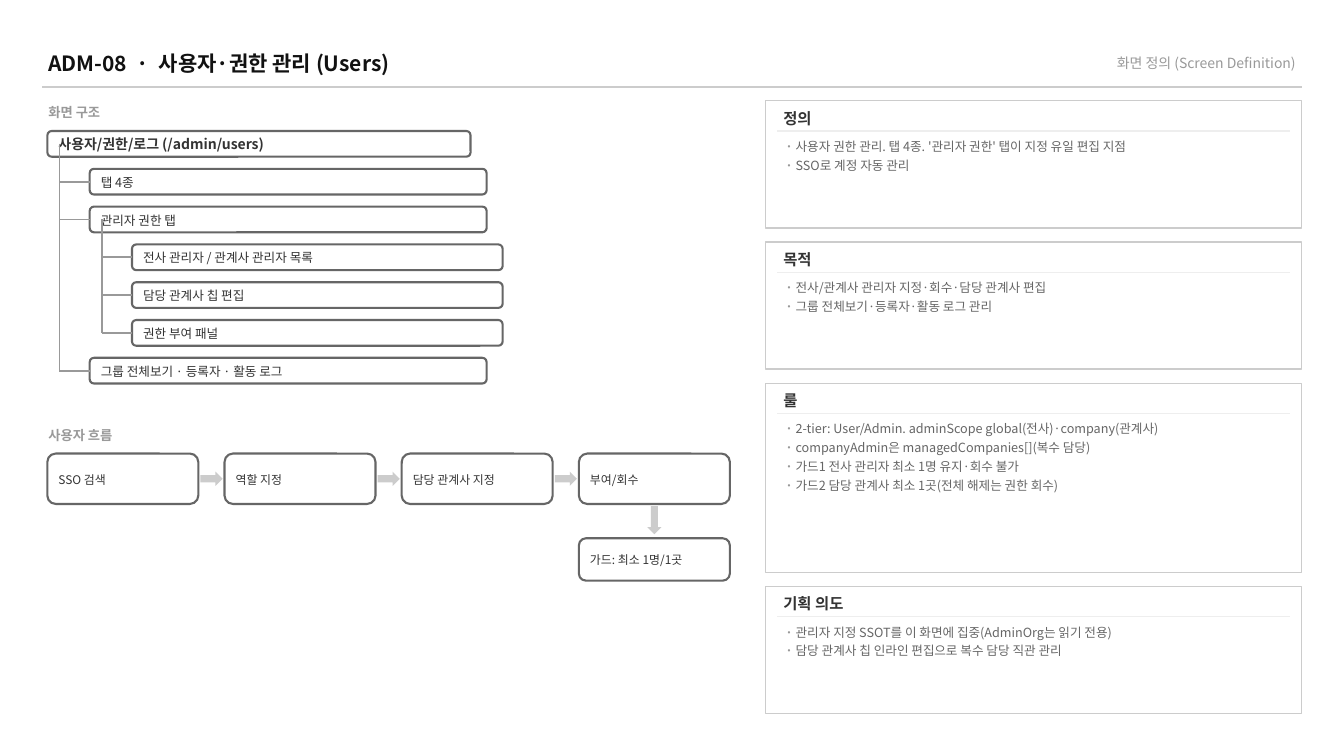
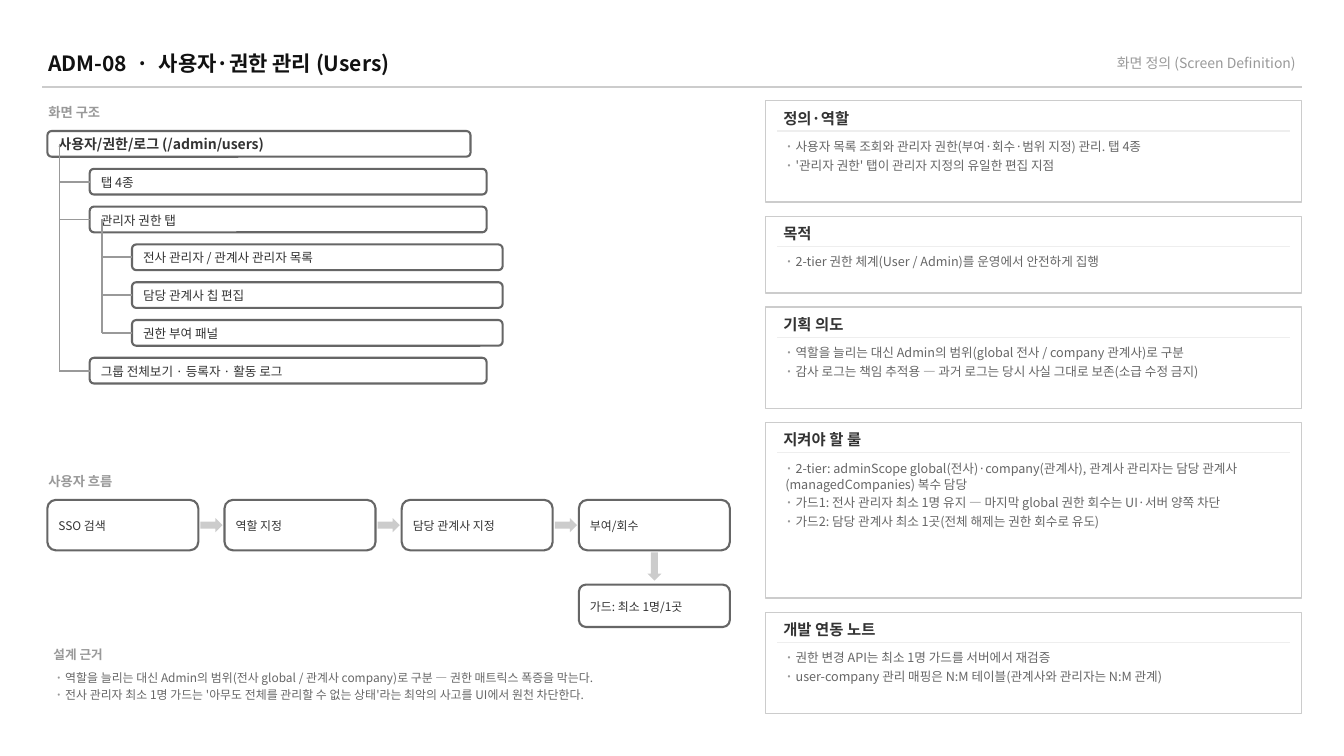
Before and after one commit to BaeNerd/Workspace, a slide deck: slide 20 of axplatform/docs/screen-specs/admin-screens.pptx. Drawn at 1344x756 pixels with LibreOffice and Linux fonts; fonts in the diff are those of the drawing. Boxes give left, top, right and bottom in pixels: in the first picture for what was removed or moved away, otherwise in the second. Text is boxed around its words. In the diff, an @@ line names an element or a change of style, - is before the commit and + after.

```diff
--- a/axplatform/docs/screen-specs/admin-screens.pptx
+++ b/axplatform/docs/screen-specs/admin-screens.pptx
@@ rectangle: place and size @@
-rectangle at <box>765,101,1302,228</box>
+rectangle at <box>765,101,1302,203</box>
@@ text at <box>783,111,849,126</box>: text changed @@
-정의
+정의·역할
@@ text at <box>796,140,1142,171</box>: text changed @@
-· 사용자 권한 관리. 탭 4종. '관리자 권한' 탭이 지정 유일 편집 지점
-· SSO로 계정 자동 관리
+· 사용자 목록 조회와 관리자 권한(부여·회수·범위 지정) 관리. 탭 4종
+· '관리자 권한' 탭이 관리자 지정의 유일한 편집 지점
@@ rectangle added at <box>765,217,1302,293</box>, fill #FFFFFF, outline #CCCCCC 1 pt @@
@@ text "목적": place and size @@
-text "목적" at <box>783,252,811,267</box>
+text "목적" at <box>783,226,811,241</box>
@@ line moved from (777, 272) - (1290, 272) to (777, 247) - (1290, 247) @@
@@ text added at <box>796,255,1099,269</box>, 9 pt, text #666666 @@
+· 2-tier 권한 체계(User / Admin)를 운영에서 안전하게 집행
@@ text removed at <box>796,281,1046,312</box> @@
-· 전사/관계사 관리자 지정·회수·담당 관계사 편집
-· 그룹 전체보기·등록자·활동 로그 관리
@@ rectangle: place and size @@
-rectangle at <box>765,242,1302,369</box>
+rectangle at <box>765,308,1302,409</box>
@@ text "기획 의도": place and size @@
-text "기획 의도" at <box>783,596,843,611</box>
+text "기획 의도" at <box>783,317,843,332</box>
@@ line added from (777, 338) to (1290, 338), #EEEEEE 1 pt @@
@@ text added at <box>796,346,1198,378</box>, 9 pt, text #666666 @@
+· 역할을 늘리는 대신 Admin의 범위(global 전사 / company 관계사)로 구분
+· 감사 로그는 책임 추적용 — 과거 로그는 당시 사실 그대로 보존(소급 수정 금지)
@@ rectangle: place and size @@
-rectangle at <box>765,383,1302,573</box>
+rectangle at <box>765,422,1302,598</box>
@@ text at <box>783,430,861,450</box>: text changed @@
-룰
+지켜야 할 룰
@@ line moved from (777, 413) - (1290, 413) to (777, 453) - (1290, 453) @@
@@ text at <box>785,462,1237,529</box>: text changed @@
-· 2-tier: User/Admin. adminScope global(전사)·company(관계사)
-· companyAdmin은 managedCompanies[](복수 담당)
-· 가드1 전사 관리자 최소 1명 유지·회수 불가
-· 가드2 담당 관계사 최소 1곳(전체 해제는 권한 회수)
+· 2-tier: adminScope global(전사)·company(관계사), 관계사 관리자는 담당 관계사(managedCompanies) 복수 담당
+· 가드1: 전사 관리자 최소 1명 유지 — 마지막 global 권한 회수는 UI·서버 양쪽 차단
+· 가드2: 담당 관계사 최소 1곳(전체 해제는 권한 회수로 유도)
@@ 6 texts, 5 rounded rectangles, 3 right arrows, 1 down arrow: place and size @@
-6 texts, 5 rounded rectangles, 3 right arrows, 1 down arrow at <box>47,429,730,581</box>
+6 texts, 5 rounded rectangles, 3 right arrows, 1 down arrow at <box>47,475,730,627</box>
@@ rectangle: place and size @@
-rectangle at <box>765,587,1302,714</box>
+rectangle at <box>765,612,1302,714</box>
@@ text added at <box>783,622,875,637</box>, 11 pt, text #333333, bold @@
+개발 연동 노트
@@ text removed at <box>796,626,1111,656</box> @@
-· 관리자 지정 SSOT를 이 화면에 집중(AdminOrg는 읽기 전용)
-· 담당 관계사 칩 인라인 편집으로 복수 담당 직관 관리
@@ text added at <box>53,648,103,660</box>, 9 pt, text #999999, bold @@
+설계 근거
@@ line moved from (777, 617) - (1290, 617) to (777, 642) - (1290, 642) @@
@@ text added at <box>796,651,1162,684</box>, 9 pt, text #666666 @@
+· 권한 변경 API는 최소 1명 가드를 서버에서 재검증
+· user-company 관리 매핑은 N:M 테이블(관계사와 관리자는 N:M 관계)
@@ text added at <box>65,672,593,700</box>, 8.5 pt, text #666666 @@
+· 역할을 늘리는 대신 Admin의 범위(전사 global / 관계사 company)로 구분 — 권한 매트릭스 폭증을 막는다.
+· 전사 관리자 최소 1명 가드는 '아무도 전체를 관리할 수 없는 상태'라는 최악의 사고를 UI에서 원천 차단한다.
```
Also in this commit, not shown: 21 other slides changed, 6 other files.
